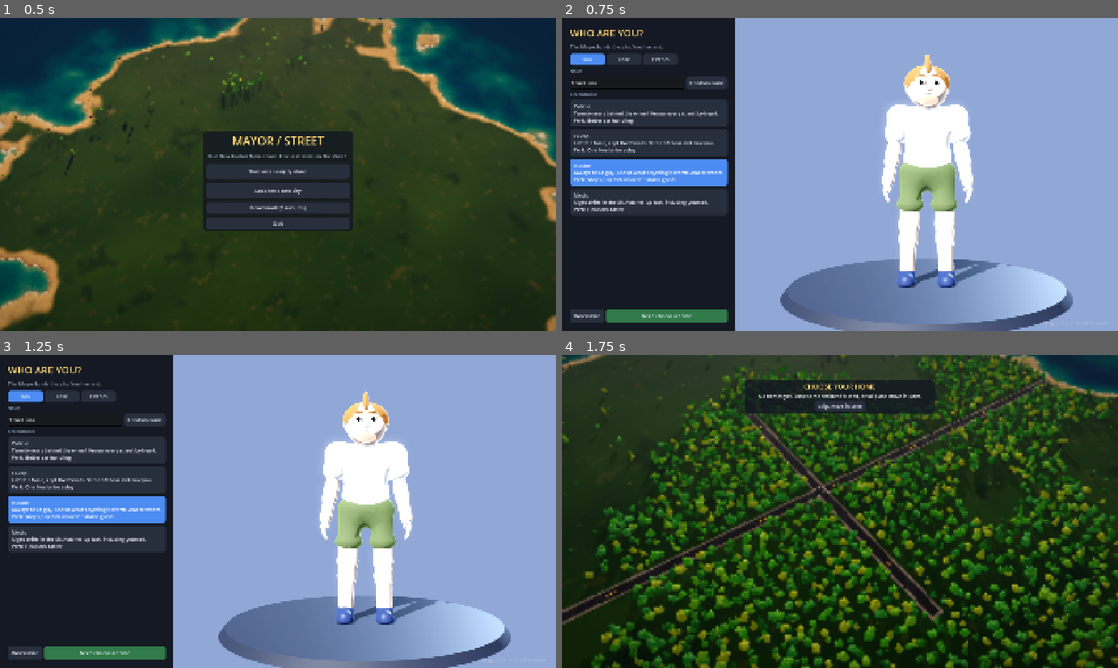
Above: before the commit, frames 1-4 (two rows, left to right).
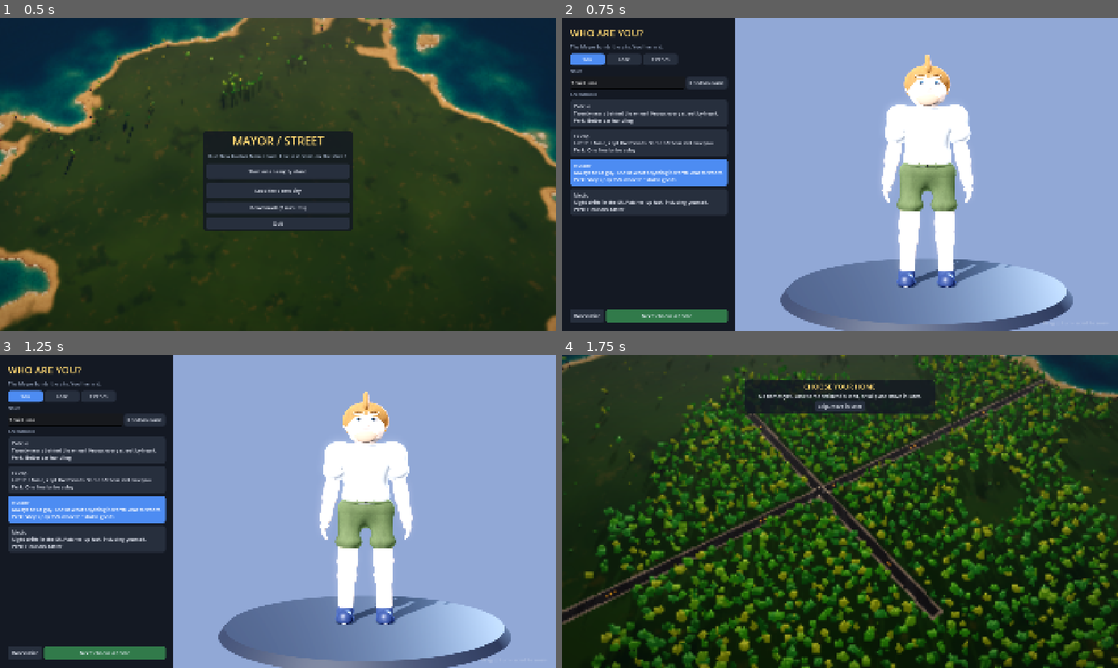
Above: after the commit, the same moments.

Repository: Fedgerick/mayor-street
Game: Godot game, scene res://scenes/main.tscn
The game is run twice, just before and just after one commit, with the same random seed, the same clock (stepped at 60 frames per second) and the same inputs.
Inputs:
- Up to frame 1 (0.5 s): no input
- Up to frame 2 (0.75 s): click "Start on an empty island" at 0.5 s
- Up to frame 3 (1.25 s): no input
- Up to frame 4 (1.75 s): click "Next: choose a home" at 1.25 s

Frame 1 is identical in both runs. In frame 2, 1.1% of the frame differs, in the area x 57-81%, y 13-87%; in frame 3, 1.1%, in the area x 57-81%, y 12-87%; in frame 4, nothing differs.

Commit message:
Wire the player's high-detail look (characters/ HeroLook) before StreetMode and the creator; Low graphics drops its painted detail
Co-Authored-By: Claude Opus 5.5 <noreply@anthropic.com>
Claude-Session: https://claude.ai/code/session_018Fdsw527q9nhkGktqKEceR

Diff:
--- a/scripts/main.gd
+++ b/scripts/main.gd
@@ -86,6 +86,7 @@
 		_args[kv[0]] = kv[1] if kv.size() > 1 else "1"
 	# A load restarts this scene with the save waiting in Progress.
 	var save := Progress.take_pending_load()
+	HeroLook.install(get_tree())  # the player's high-detail look (characters/), before StreetMode and the creator
 	city = City.new(int(save.city.get("seed", 1337))) if not save.is_empty() else City.new()
 	city.message.connect(func(t): hud.show_toast(t))
 	day_night = DayNight.new()
@@ -422,6 +423,7 @@
 func _on_street_entered() -> void:
 	day_night.set_view_distance(30.0)
 	view.set_detail_distance(STREET_DETAIL[quality])
+	_hero_detail()
 	day_night.exposure_scale = 1.25
 	day_night.ambient_scale = 1.4
 	_update_hint()
@@ -512,6 +514,15 @@
 		life.crowd.hero_max = HERO_MAX[q]
 	if rain_fx:
 		rain_fx.set_quality(q)
+	_hero_detail()
+
+
+func _hero_detail() -> void:
+	## Low graphics drops the player's painted clothes and skin detail (characters/ HeroLook).
+	var p = street.get("player") if street else null
+	var look = p.visual.get_node_or_null("HeroLook") if p and p.visual else null
+	if look:
+		look.detail = 0.0 if quality == 0 else 1.0
 
 
 # ------------------------------------------------------------------- input ---
